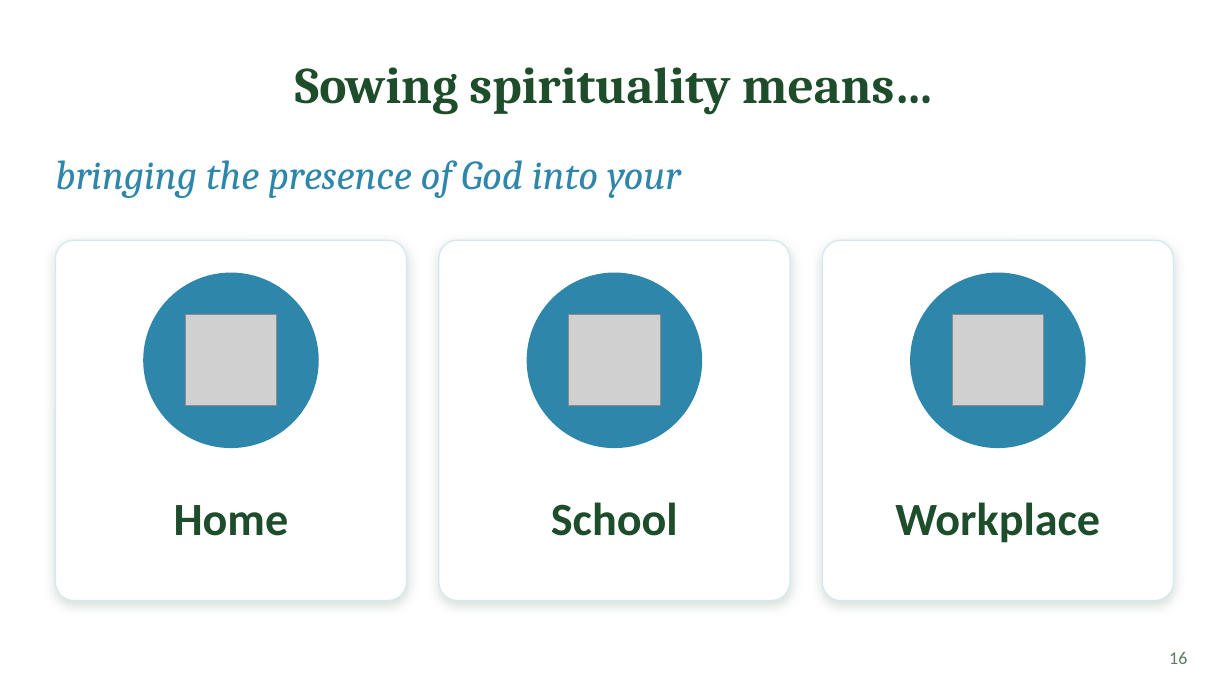
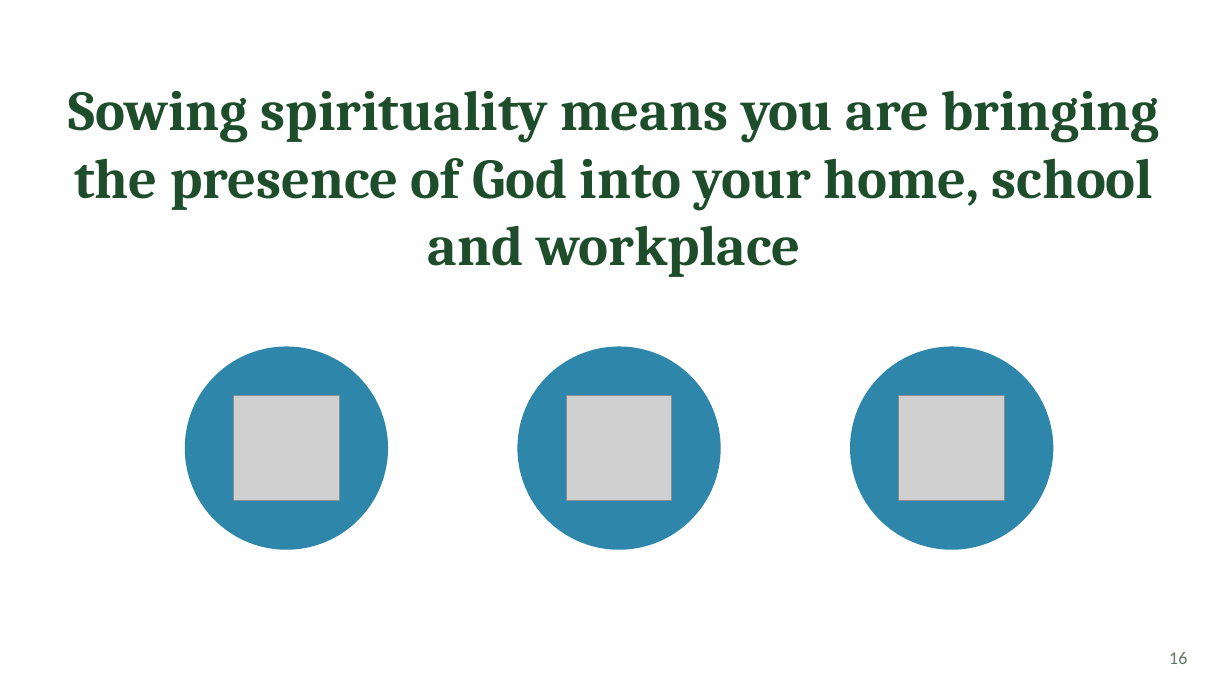
Before and after one commit to FactoJanrenzo/demohub, a slide deck: slide 16 of presentation/Sowing-the-Best.pptx. Drawn at 1232x693 pixels with LibreOffice and Linux fonts; fonts in the diff are those of the drawing; grey boxes stand for pictures; background and template pictures are left out. Boxes give left, top, right and bottom in pixels: in the first picture for what was removed or moved away, otherwise in the second. Text is boxed around its words. In the diff, an @@ line names an element or a change of style, - is before the commit and + after.

```diff
--- a/presentation/Sowing-the-Best.pptx
+++ b/presentation/Sowing-the-Best.pptx
@@ title removed at (x1=295, y1=67, x2=934, y2=115) @@
-Sowing spirituality means…
@@ text at (x1=68, y1=90, x2=1159, y2=277): text changed; size 32 to 44 pt; text colour #2E86AB to #1E4D2B; bold on; italic off @@
-bringing the presence of God into your
+Sowing spirituality means you are bringing the presence of God into your home, school and workplace
@@ rounded rectangle removed at (x1=55, y1=240, x2=407, y2=601) @@
@@ rounded rectangle removed at (x1=439, y1=240, x2=790, y2=601) @@
@@ rounded rectangle removed at (x1=823, y1=240, x2=1174, y2=601) @@
@@ ellipse resized from (x1=527, y1=273, x2=702, y2=448) to (x1=185, y1=347, x2=388, y2=550) @@
@@ ellipse resized from (x1=143, y1=273, x2=319, y2=448) to (x1=518, y1=347, x2=721, y2=550) @@
@@ ellipse resized from (x1=910, y1=273, x2=1086, y2=448) to (x1=850, y1=347, x2=1054, y2=550) @@
@@ picture resized from (x1=186, y1=315, x2=277, y2=407) to (x1=234, y1=396, x2=339, y2=501) @@
@@ picture resized from (x1=569, y1=315, x2=661, y2=407) to (x1=567, y1=396, x2=672, y2=501) @@
@@ picture resized from (x1=953, y1=315, x2=1044, y2=407) to (x1=899, y1=396, x2=1005, y2=501) @@
@@ text removed at (x1=174, y1=505, x2=289, y2=536) @@
-Home
@@ text removed at (x1=551, y1=502, x2=678, y2=536) @@
-School
@@ text removed at (x1=895, y1=502, x2=1100, y2=543) @@
-Workplace
```
Also in this commit, not shown: 25 other slides changed, 2 slides added, 3 slides removed, 2 other files.
